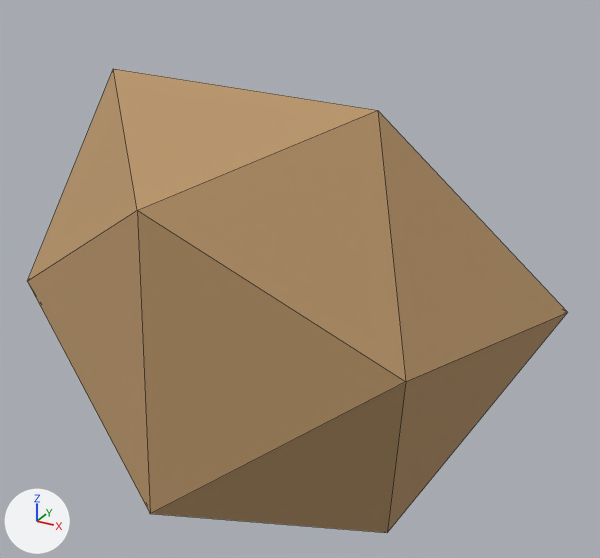
An edit to the glTF model public/maps/desert/rock_c.glb, drawn before and after from the same camera.
Both versions are drawn from a 50 mm camera at (1.401, -2.578, 1.169) aimed at (0.163, -0.328, 0.044). The lights are fixed; the arrows at lower left show +X, +Y and +Z. The older version comes first. Mesh edges are drawn as thin lines. Where no turn or scale is listed for an object, it has been applied to the vertices. Vertices at exactly the same position are counted once.

The scene before the commit, as lines of its bpy script (objects in view):
```python
me_mesh_0 = bpy.data.meshes.new('Mesh_0')
me_mesh_0.from_pydata(...)  # 12 vertices, 20 faces; spans x -1.0..0.99, y -0.99..0.12, z -0.84..0.7
me_mesh_0.materials.append(mat_material_0)
ob_rockcmesh = bpy.data.objects.new('RockCMesh', me_mesh_0)
ob_rockcmesh.location = (0.0, 0.0, 0.0)
```
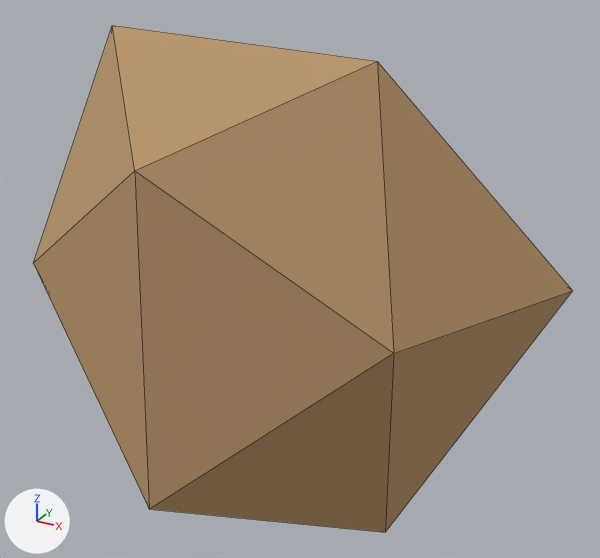
Patch to the scene script:
```diff
--- a/public/maps/desert/rock_c.glb.py
+++ b/public/maps/desert/rock_c.glb.py
@@ me_mesh_0 @@
 # used by ob_rockcmesh; location = (0.0, 0.0, 0.0)
-me_mesh_0.from_pydata(...)  # 12 vertices, 20 faces; spans x -1.0..0.99, y -0.99..0.12, z -0.84..0.7
-me_mesh_0.vertices[0].co = (-0.71, -0.71, 0.0)  # pixel (27, 281)
-me_mesh_0.vertices[1].co = (0.0, -0.93, 0.44)  # pixel (137, 210)
-me_mesh_0.vertices[2].co = (-0.49, -0.42, 0.7)  # pixel (113, 68)
-me_mesh_0.vertices[3].co = (0.46, -0.42, 0.66)  # pixel (377, 110)
-me_mesh_0.vertices[4].co = (0.0, 0.06, 0.4)
-me_mesh_0.vertices[5].co = (-1.0, -0.06, 0.0)
-me_mesh_0.vertices[6].co = (0.7, -0.71, 0.0)  # pixel (405, 381)
-me_mesh_0.vertices[7].co = (0.0, -0.99, -0.53)  # pixel (150, 513)
-me_mesh_0.vertices[8].co = (-0.59, -0.42, -0.84)
-me_mesh_0.vertices[9].co = (0.0, 0.12, -0.48)
-me_mesh_0.vertices[10].co = (0.99, -0.06, 0.0)  # pixel (567, 312)
-me_mesh_0.vertices[11].co = (0.56, -0.42, -0.8)  # pixel (387, 532)
+me_mesh_0.from_pydata(...)  # 12 vertices, 20 faces; spans x -1.0..1.0, y -1.0..0.0, z -0.84..0.84
+# me_mesh_0 part 1
+me_mesh_0.vertices[0].co = (-0.66, -0.71, 0.08)  # pixel (33, 263)
+me_mesh_0.vertices[1].co = (0.01, -0.94, 0.55)  # pixel (134, 170)
+me_mesh_0.vertices[2].co = (-0.47, -0.42, 0.84)  # pixel (112, 25)
+me_mesh_0.vertices[3].co = (0.46, -0.42, 0.8)  # pixel (377, 61)
+me_mesh_0.vertices[4].co = (0.01, 0.0, 0.51)
+me_mesh_0.vertices[5].co = (-1.0, -0.05, 0.08)
+me_mesh_0.vertices[6].co = (0.66, -0.71, 0.08)  # pixel (393, 353)
+me_mesh_0.vertices[7].co = (0.01, -1.0, -0.5)  # pixel (149, 509)
+me_mesh_0.vertices[8].co = (-0.57, -0.42, -0.84)
+me_mesh_0.vertices[9].co = (0.01, 0.0, -0.46)
+me_mesh_0.vertices[10].co = (1.0, -0.06, 0.08)  # pixel (572, 290)
+me_mesh_0.vertices[11].co = (0.55, -0.42, -0.8)  # pixel (385, 532)
 me_mesh_0.materials.append(mat_material_0)
```

What differs and where, as boxes [x1, y1, x2, y2] in the pictures (600 x 558 px):
'RockCMesh', reshaped (9% taller)
    before: [28, 69, 568, 533]
    after: [33, 25, 573, 532]
